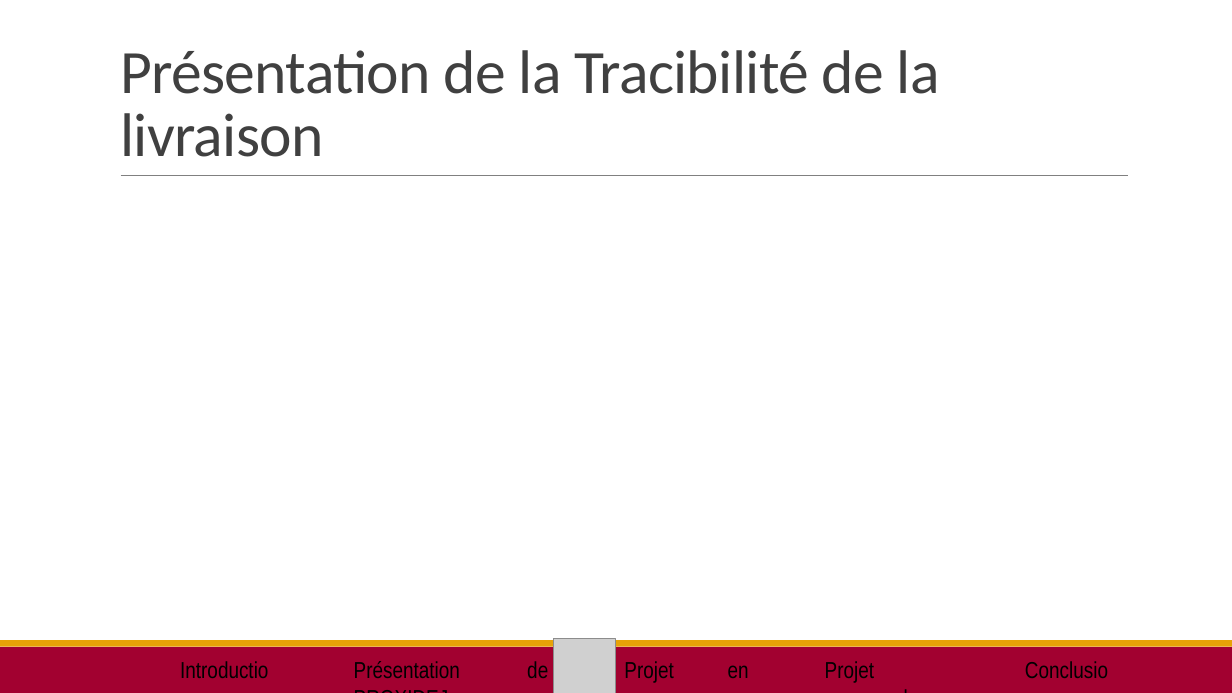
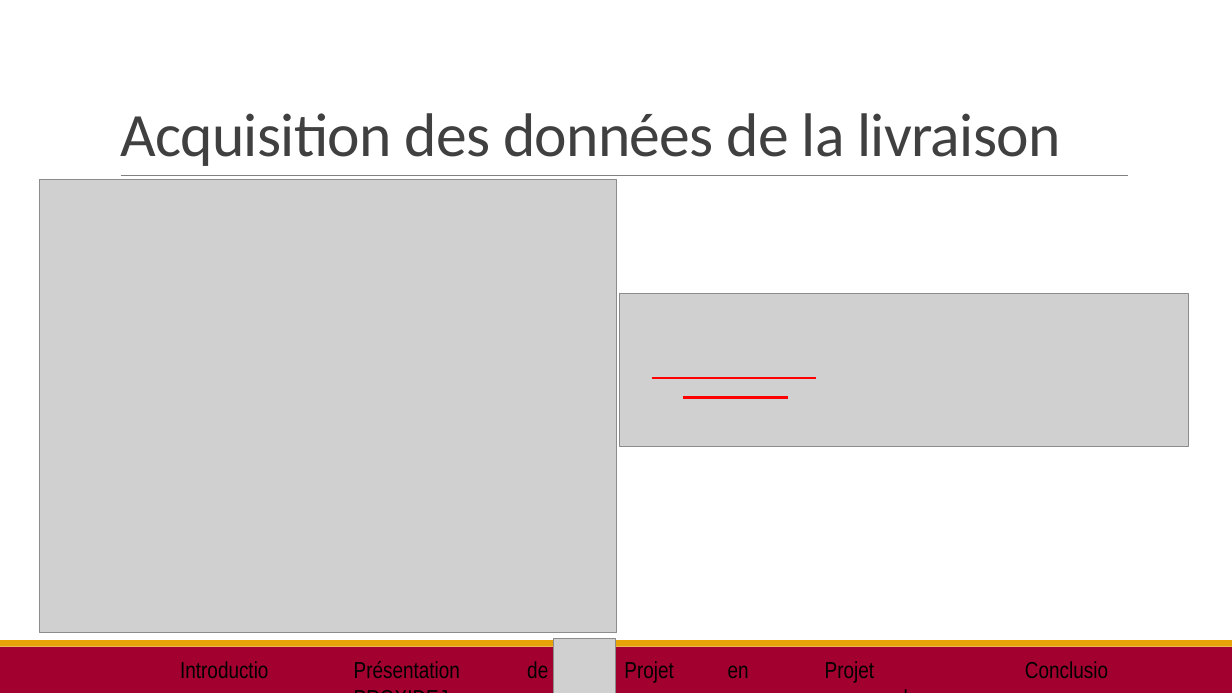
Before and after one commit to SteBoun/SFL2_ChaineDeFroid, a slide deck: slide 10 of Diaporama/DIAPO Steven.pptx. Drawn at 1232x693 pixels with LibreOffice and Linux fonts; fonts in the diff are those of the drawing; grey boxes stand for pictures. Boxes give left, top, right and bottom in pixels: in the first picture for what was removed or moved away, otherwise in the second. Text is boxed around its words. In the diff, an @@ line names an element or a change of style, - is before the commit and + after.

```diff
--- a/Diaporama/DIAPO Steven.pptx
+++ b/Diaporama/DIAPO Steven.pptx
@@ title at (x1=120, y1=113, x2=1061, y2=166): text changed @@
-Présentation de la Tracibilité de la livraison
+Acquisition des données de la livraison
@@ picture added at (x1=40, y1=179, x2=617, y2=633) @@
@@ picture added at (x1=620, y1=293, x2=1189, y2=445) @@
@@ line added from (652, 378) to (816, 378), #FF0000 2.25 pt @@
@@ line added from (683, 397) to (787, 397), #FF0000 2.25 pt @@
```
Also in this commit, not shown: 2 other slides changed.
